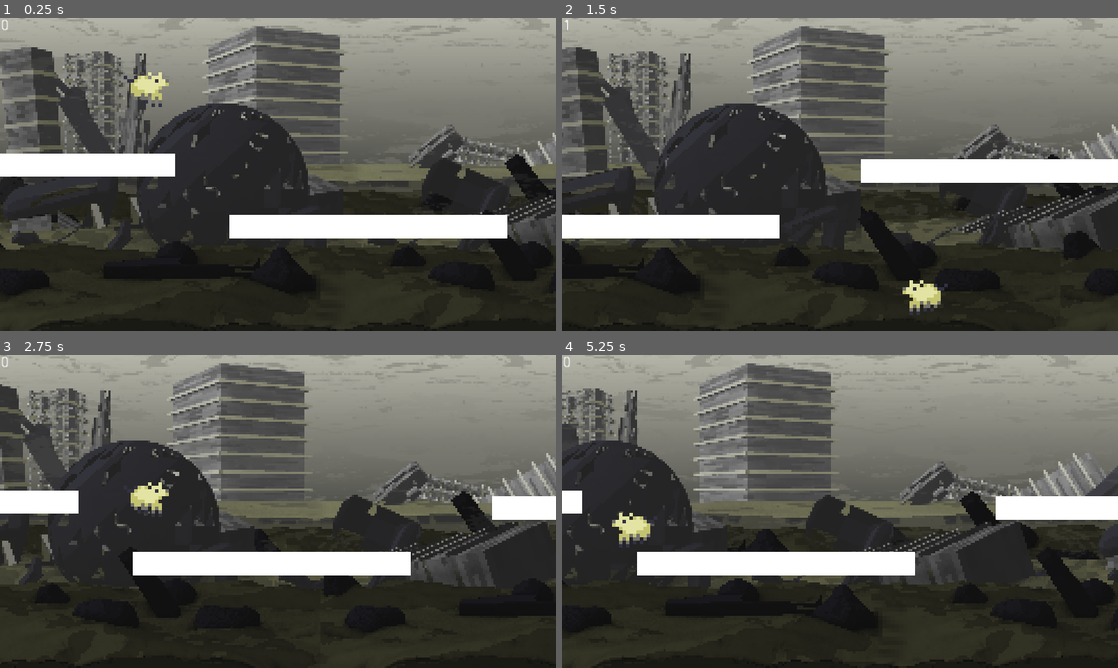
Above: before the commit, frames 1-4 (two rows, left to right).
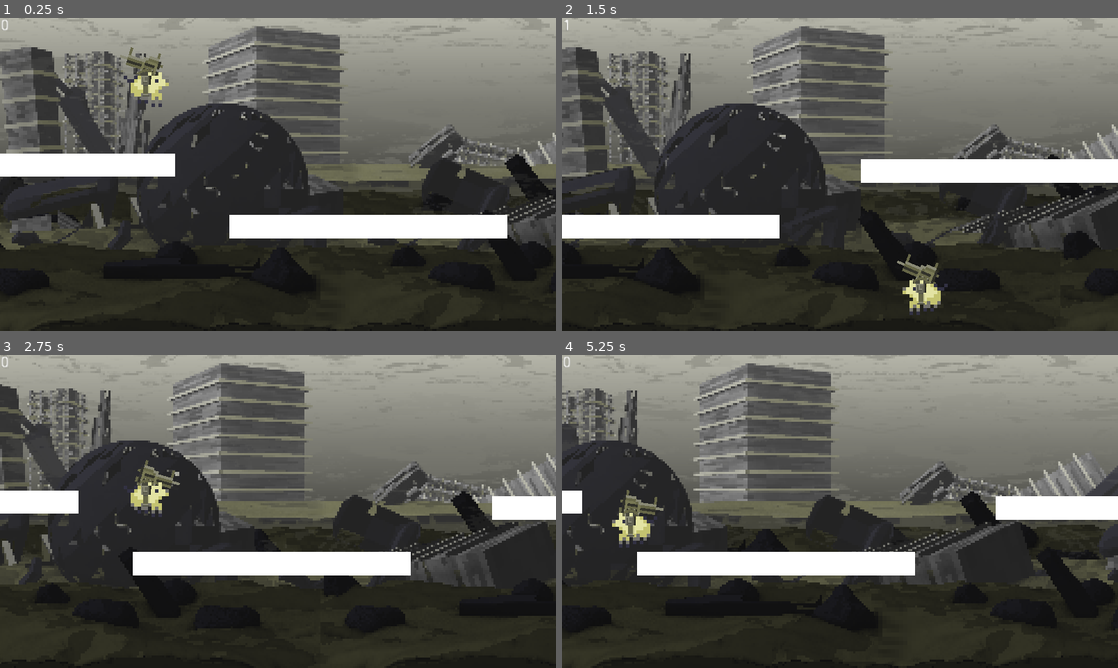
Above: after the commit, the same moments.

Repository: ginestopo/Endless-Runner
Game: Godot game, scene res://scenes/world/world.tscn
Same seed, same stepped clock (60 frames per second), same inputs: the game is played once before the commit and once after it. This scene is started directly instead of the project's main scene.
Inputs (mouse positions are in pixels of both pictures, inside the frame that each line leads up to):
- Up to frame 1 (0.25 s): no input
- Up to frame 2 (1.5 s): move the mouse to (962, 158) at 0.52 s; hold D (right) 0.53-1.28 s; move the mouse to (728, 190) at 1.27 s; hold A (left) from 1.28 s (still down)
- Up to frame 3 (2.75 s): release A (left) at 2 s; click "Restart" at 2 s
- Up to frame 4 (5.25 s): move the mouse to (895, 442) at 2.77 s; hold D (right) 2.78-3.53 s; move the mouse to (812, 574) at 3.52 s; hold W (up) 3.53-4.25 s; click "Restart" at 4.25 s; move the mouse to (1006, 558) at 5.02 s; hold A (left) from 5.03 s (still down)

The runs differ from the first frame. In frame 1, 0.4% of the frame differs, in the area x 21-30%, y 9-26%; in frame 2, 0.4%, in the area x 60-68%, y 75-92%; in frame 3, 0.3%; in frame 4, 0.4%.

Commit message:
Added Gun

Diff:
--- /dev/null
+++ b/scenes/gun/Gun.tscn
@@ -0,0 +1,25 @@
+[gd_scene load_steps=5 format=2]
+
+[ext_resource path="res://resources/pixel art/gun/base.png" type="Texture" id=1]
+[ext_resource path="res://resources/pixel art/gun/dogGun.png" type="Texture" id=2]
+[ext_resource path="res://resources/pixel art/gun/gear.png" type="Texture" id=3]
+[ext_resource path="res://scenes/gun/GunMouse.gd" type="Script" id=4]
+
+[node name="Gun" type="Node2D"]
+position = Vector2( 56, 56 )
+
+[node name="GunBase" type="Sprite" parent="."]
+modulate = Color( 0.6048, 0.6048, 0.72, 1 )
+z_index = 1
+texture = ExtResource( 1 )
+
+[node name="Gear" type="Sprite" parent="GunBase"]
+position = Vector2( 0, -6 )
+z_index = -1
+texture = ExtResource( 3 )
+script = ExtResource( 4 )
+
+[node name="Gun" type="Sprite" parent="GunBase/Gear"]
+position = Vector2( 7.12521, -11.3125 )
+z_index = -2
+texture = ExtResource( 2 )
--- /dev/null
+++ b/scenes/gun/GunMouse.gd
@@ -0,0 +1,9 @@
+extends Sprite
+
+
+func _process(delta):
+	var direction = get_global_mouse_position()-global_position+Vector2(0,12)
+	scale.x = 1-(2*int(direction.x<-0.1))
+	var angleTo = transform.x.angle_to(direction)
+	rotation = clamp(rotation+angleTo,-PI/2,PI/2)
+	pass
--- a/scenes/world/world.tscn
+++ b/scenes/world/world.tscn
@@ -7,14 +7,15 @@
 [ext_resource path="res://resources/pixel art/ParallaxBackground/ParallaxLayers/midgroundLayer.png" type="Texture" id=5]
 [ext_resource path="res://resources/pixel art/ParallaxBackground/ParallaxLayers/backgroundLayer.png" type="Texture" id=6]
 [ext_resource path="res://resources/pixel art/ParallaxBackground/ParallaxLayers/foregroundLayer.png" type="Texture" id=7]
+[ext_resource path="res://scenes/gun/Gun.tscn" type="PackedScene" id=8]
 
-[sub_resource type="Gradient" id=9]
+[sub_resource type="Gradient" id=1]
 
-[sub_resource type="GradientTexture" id=10]
-gradient = SubResource( 9 )
+[sub_resource type="GradientTexture" id=2]
+gradient = SubResource( 1 )
 width = 256
 
-[sub_resource type="Shader" id=1]
+[sub_resource type="Shader" id=3]
 code = "shader_type canvas_item;
 
 
@@ -87,26 +88,25 @@
 centered = false
 
 [node name="FrontLayer2" type="Sprite" parent="Background"]
-material = SubResource( 11 )
+material = SubResource( 6 )
 position = Vector2( 0, -193.333 )
 texture = ExtResource( 7 )
 centered = false
 
 [node name="MidClouds" type="Sprite" parent="Background"]
 modulate = Color( 1, 1, 1, 0.141176 )
-material = SubResource( 8 )
-scale = Vector2( 1, 1 )
+material = SubResource( 7 )
 texture = ExtResource( 4 )
 centered = false
 
 [node name="MidLayer" type="Sprite" parent="Background"]
-material = SubResource( 6 )
+material = SubResource( 8 )
 position = Vector2( 0, -3.33332 )
 texture = ExtResource( 5 )
 centered = false
 
 [node name="FrontLayer" type="Sprite" parent="Background"]
-material = SubResource( 7 )
+material = SubResource( 9 )
 position = Vector2( 0, -33.3333 )
 texture = ExtResource( 7 )
 centered = false
@@ -137,14 +137,20 @@
 }
 
 [node name="CollisionShape2D" type="CollisionShape2D" parent="DeathBarrier"]
-shape = SubResource( 4 )
+shape = SubResource( 11 )
 __meta__ = {
 "_edit_lock_": true
 }
 
 [node name="Dog" parent="." instance=ExtResource( 1 )]
 position = Vector2( 128, 56 )
+z_index = 4
 _speed = 334
+
+[node name="Gun" parent="Dog" instance=ExtResource( 8 )]
+position = Vector2( -0.666481, -8 )
+scale = Vector2( 0.373334, 0.373334 )
+z_index = -1
 
 [node name="Platforms" type="Node2D" parent="."]
 
Binary file added: resources/pixel art/gun/base.png
Not shown, added: resources/pixel art/gun/base.png.import
Binary file added: resources/pixel art/gun/dogGun.png
Not shown, added: resources/pixel art/gun/dogGun.png.import
Binary file added: resources/pixel art/gun/gear.png
Not shown, added: resources/pixel art/gun/gear.png.import
Not shown: 4 places in scenes/world/world.tscn that only renumber resources
